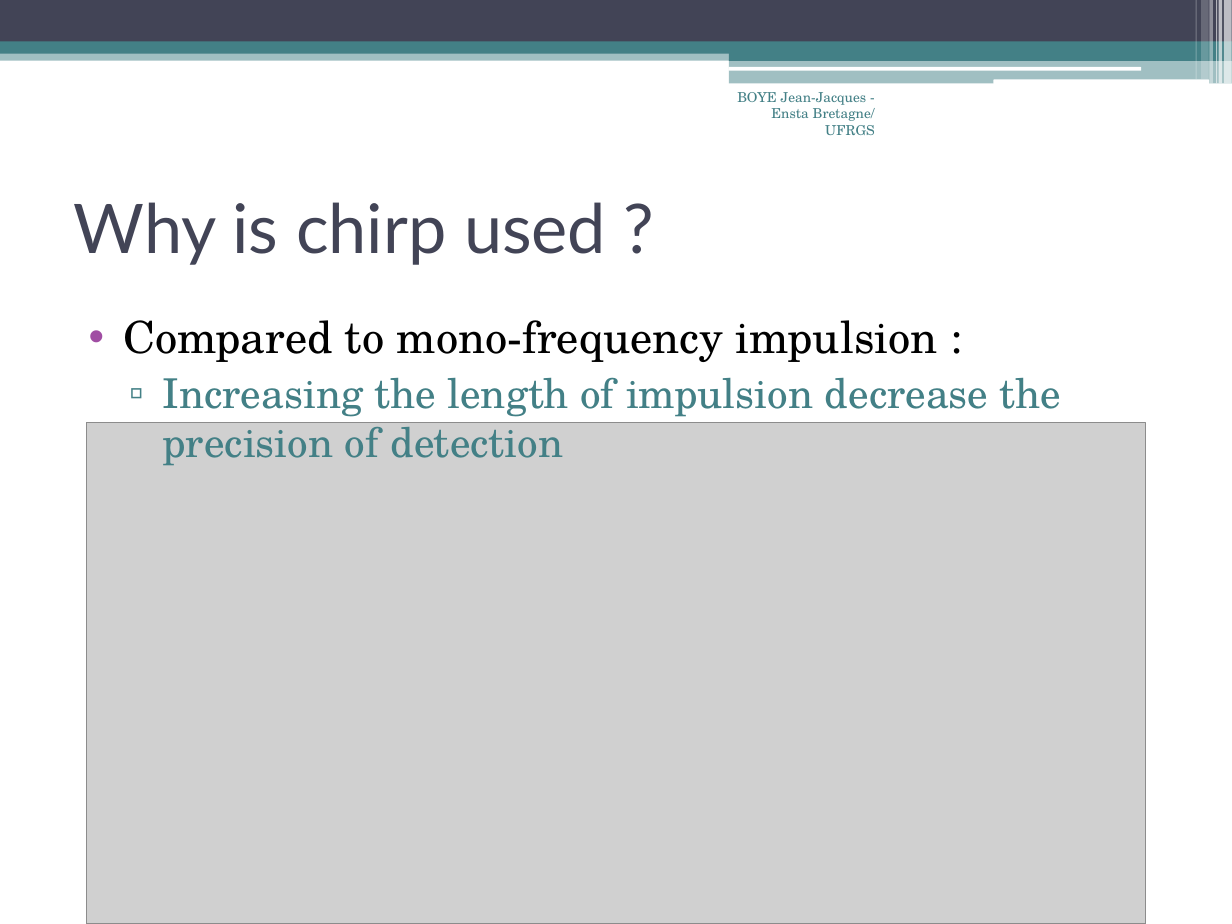
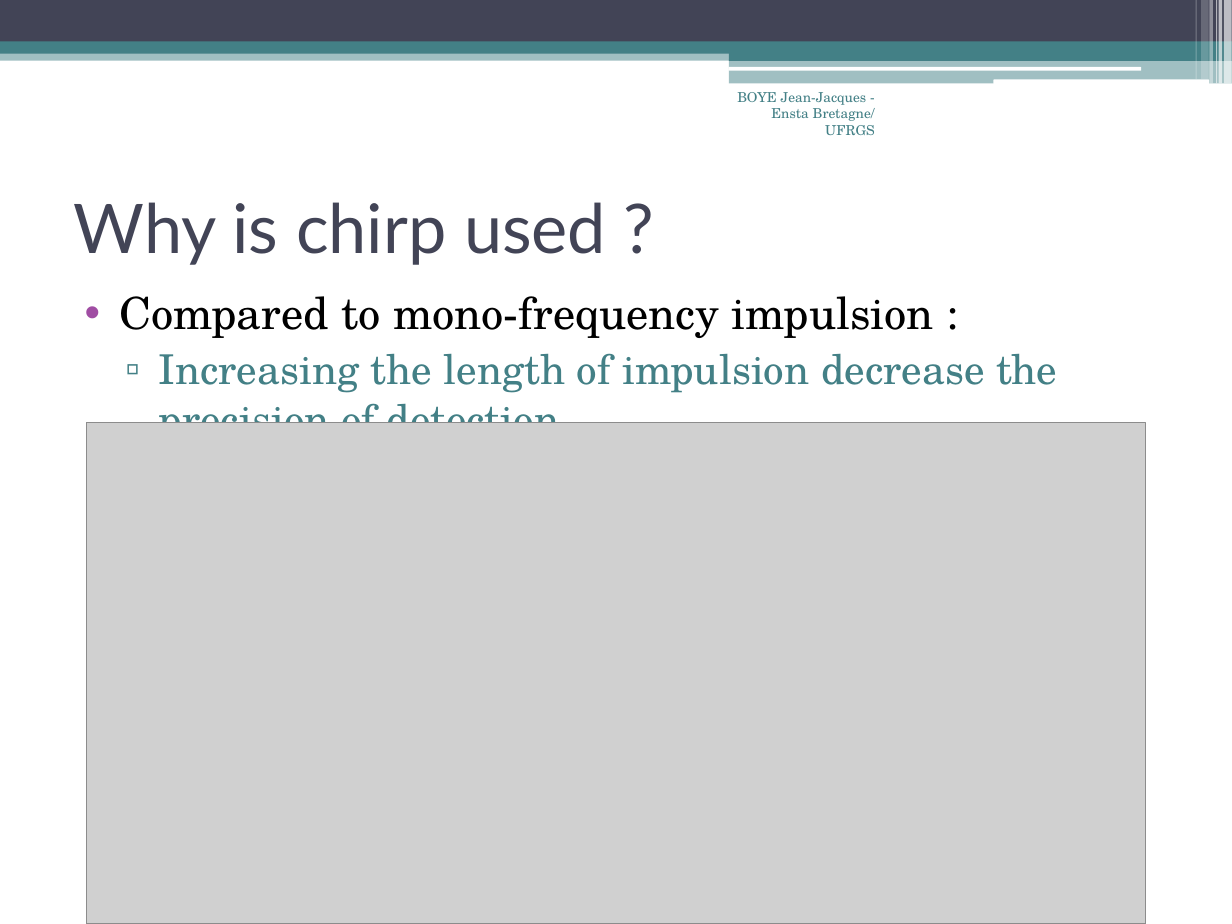
Before and after one commit to boyeje/Chirp, a slide deck: slide 4 of Docs/24_07.pptx (slide 3 before the commit). Drawn at 1232x924 pixels with LibreOffice and Linux fonts; fonts in the diff are those of the drawing; grey boxes stand for pictures. Boxes give left, top, right and bottom in pixels: in the first picture for what was removed or moved away, otherwise in the second. Text is boxed around its words. In the diff, an @@ line names an element or a change of style, - is before the commit and + after.

```diff
--- a/Docs/24_07.pptx
+++ b/Docs/24_07.pptx
@@ text "Compared to mono-frequency impulsion :" rewrapped from (123,320,1061,466) to (119,296,1057,423) @@
```
Also in this commit, not shown: 3 other slides changed, 5 slides added, 5 other files.
